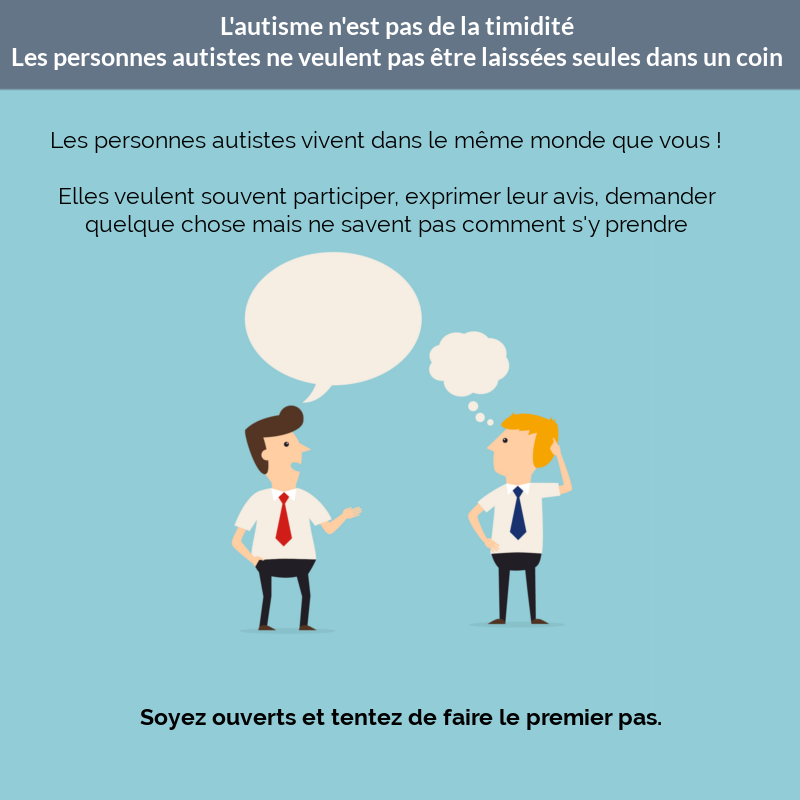
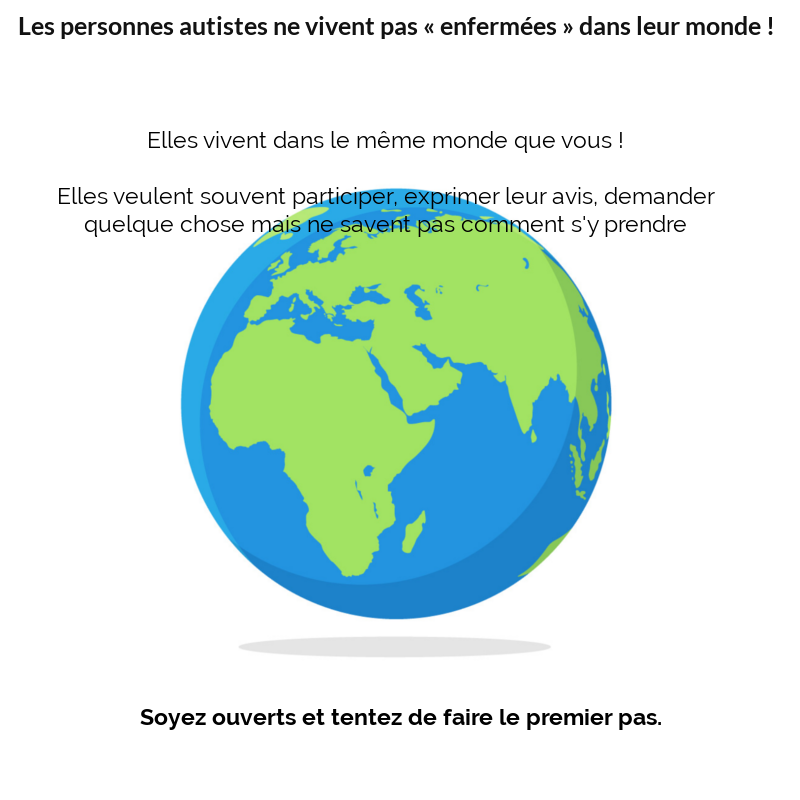
Layered file, before and after one edit (w=800, h=800). Changes by layer:
renamed "Les personnes autistes vivent ..." to "Elles vivent dans le même mond...", painted on it over box(52, 131, 720, 237)
renamed "L'autisme n'est pas de la timi..." to "Les personnes autistes ne vive...", painted on it over box(12, 16, 782, 70)
hid "Clipboard #1" over box(0, 0, 800, 91)
added layer "Clipboard #2" above "Clipboard" over box(144, 177, 644, 670)
hid "Clipboard" over box(152, 219, 652, 719)
painted on "Background" over box(0, 0, 800, 800)
